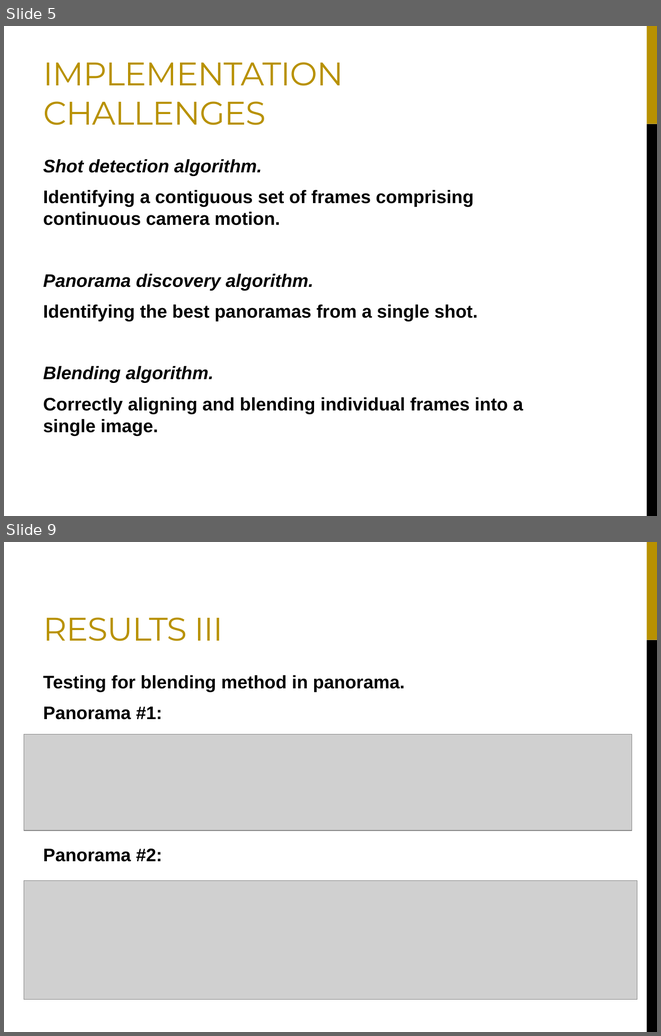
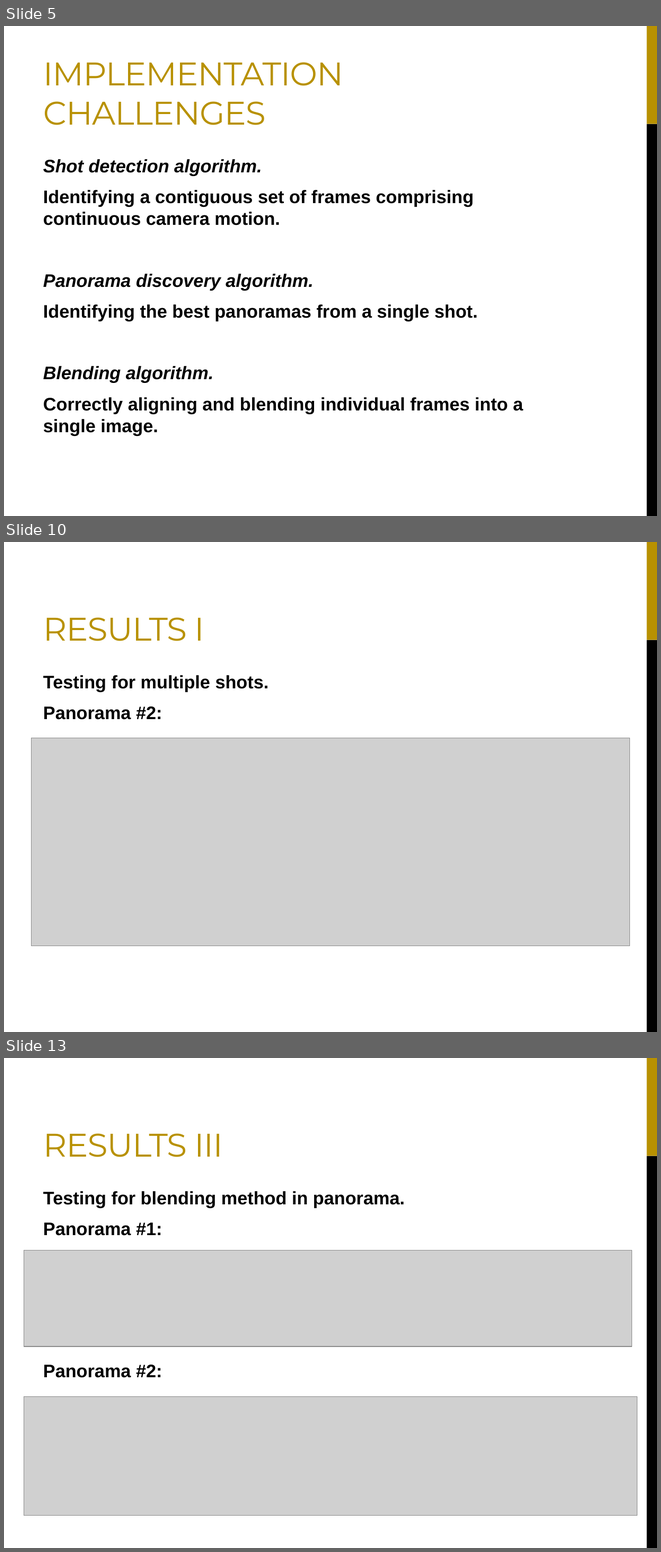
Before and after one commit to apoorvab/VideoPanoramaMaker, a slide deck: Documentation/final_presentation.pptx. Shown one above the other, each under a label of ours: slides 5 and 9 before the commit, slides 5, 10 and 13 after it; the slides between them are not shown. The pictures are 661x1036 and 661x1552 pixels, drawn with LibreOffice and Linux fonts; fonts in the diff are those of the drawing; grey boxes stand for pictures. Boxes give left, top, right and bottom in pixels: in the first picture for what was removed or moved away, otherwise in the second. Text is boxed around its words. In the diff, an @@ line names an element or a change of style, - is before the commit and + after.

```diff
--- a/Documentation/final_presentation.pptx
+++ b/Documentation/final_presentation.pptx
@@ slide 10 added at box(4, 542, 657, 1032), background #FFFFFF; not listed: 2 template elements that a slide beside it also shows @@
@@ title added at box(43, 617, 204, 641), 36 pt, text #B89101 @@
+RESULTS I
@@ text added at box(43, 675, 269, 720), 20 pt, text #000000, bold @@
+Testing for multiple shots.
+Panorama #2:
@@ picture added at box(32, 738, 630, 945) @@
@@ what was slide 9 is now slide 13 @@
```
Also in this commit, not shown: 4 slides changed, 3 other slides added.
